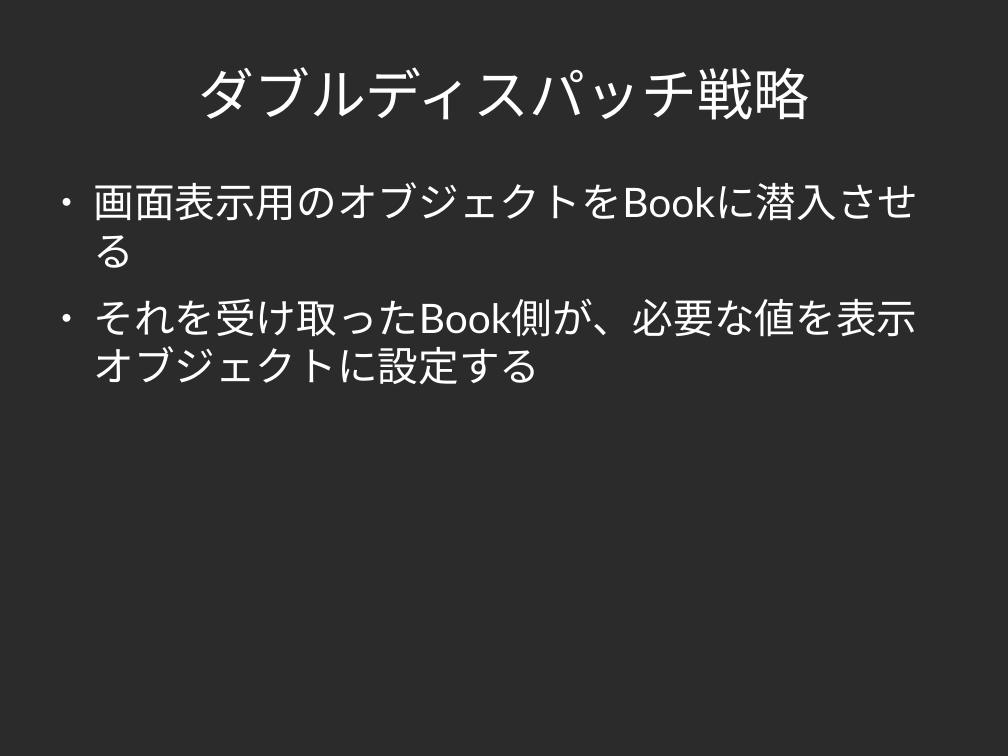
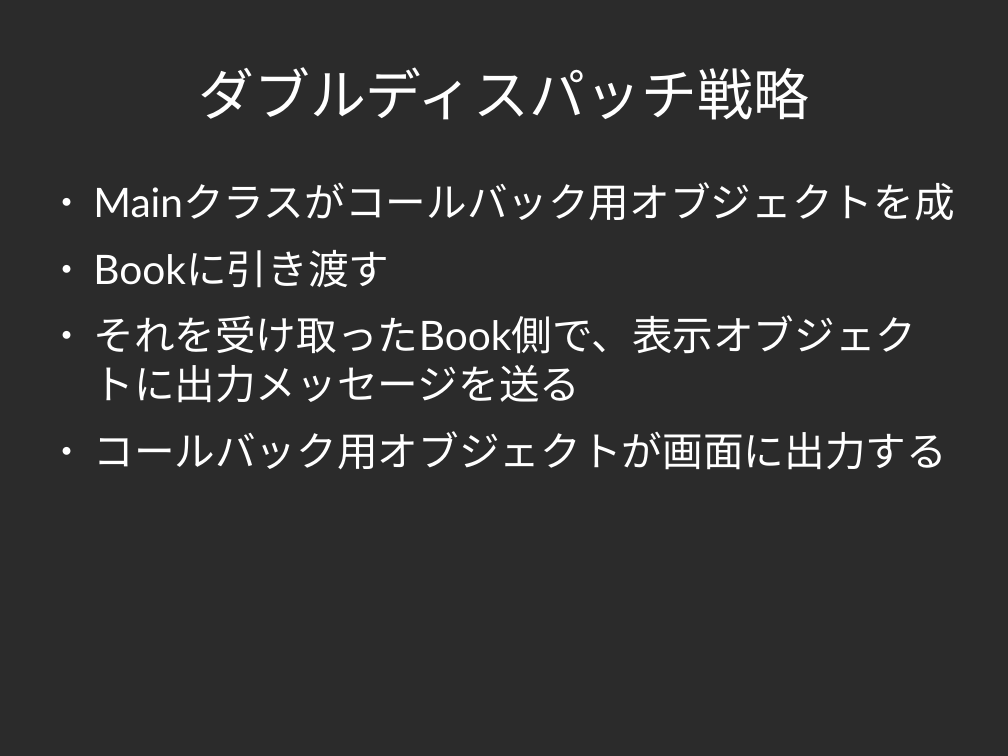
Before and after one commit to yojik/yojik-lib, a slide deck: slide 59 of 2009devsumi/oo_exercise/doc/devsum.odp (slide 56 before the commit). Drawn at 1008x756 pixels with LibreOffice and Linux fonts; fonts in the diff are those of the drawing; background and template pictures are left out; a plain dark background stands for a picture behind light text. Boxes give left, top, right and bottom in pixels: in the first picture for what was removed or moved away, otherwise in the second. Text is boxed around its words. In the diff, an @@ line names an element or a change of style, - is before the commit and + after.

```diff
--- a/2009devsumi/oo_exercise/doc/devsum.odp
+++ b/2009devsumi/oo_exercise/doc/devsum.odp
@@ text at [93,182,954,470]: text changed @@
-● 画面表示用のオブジェクトをBookに潜入させる
-● それを受け取ったBook側が、必要な値を表示オブジェクトに設定する
+● Mainクラスがコールバック用オブジェクトを成
+● Bookに引き渡す
+● それを受け取ったBook側で、表示オブジェクトに出力メッセージを送る
+● コールバック用オブジェクトが画面に出力する
```
Also in this commit, not shown: 16 other slides changed, 4 slides added, 1 slide removed.
